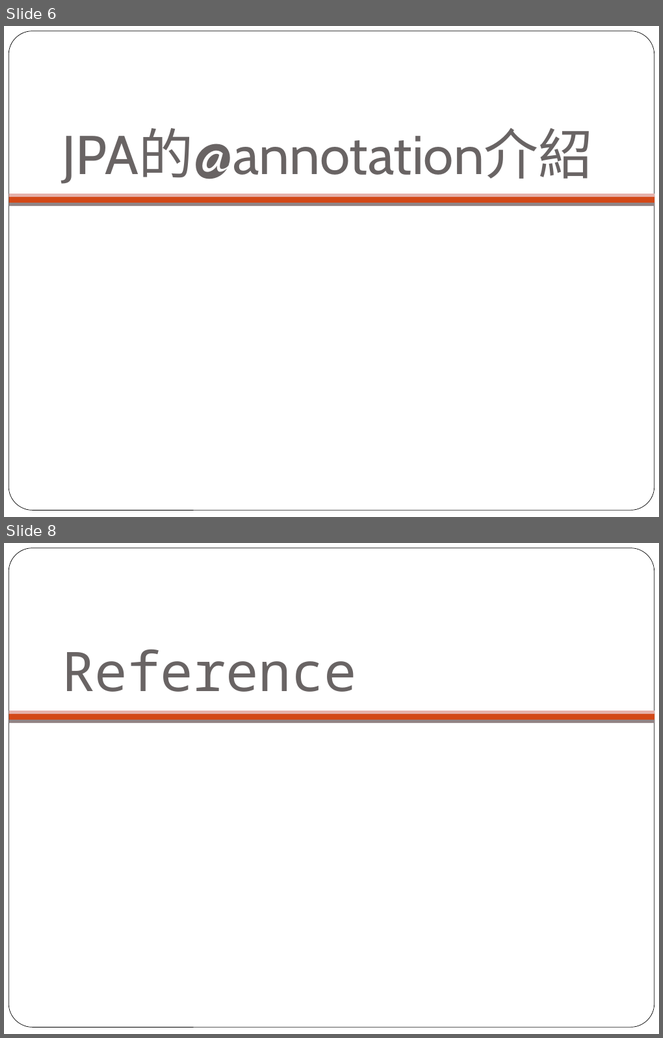
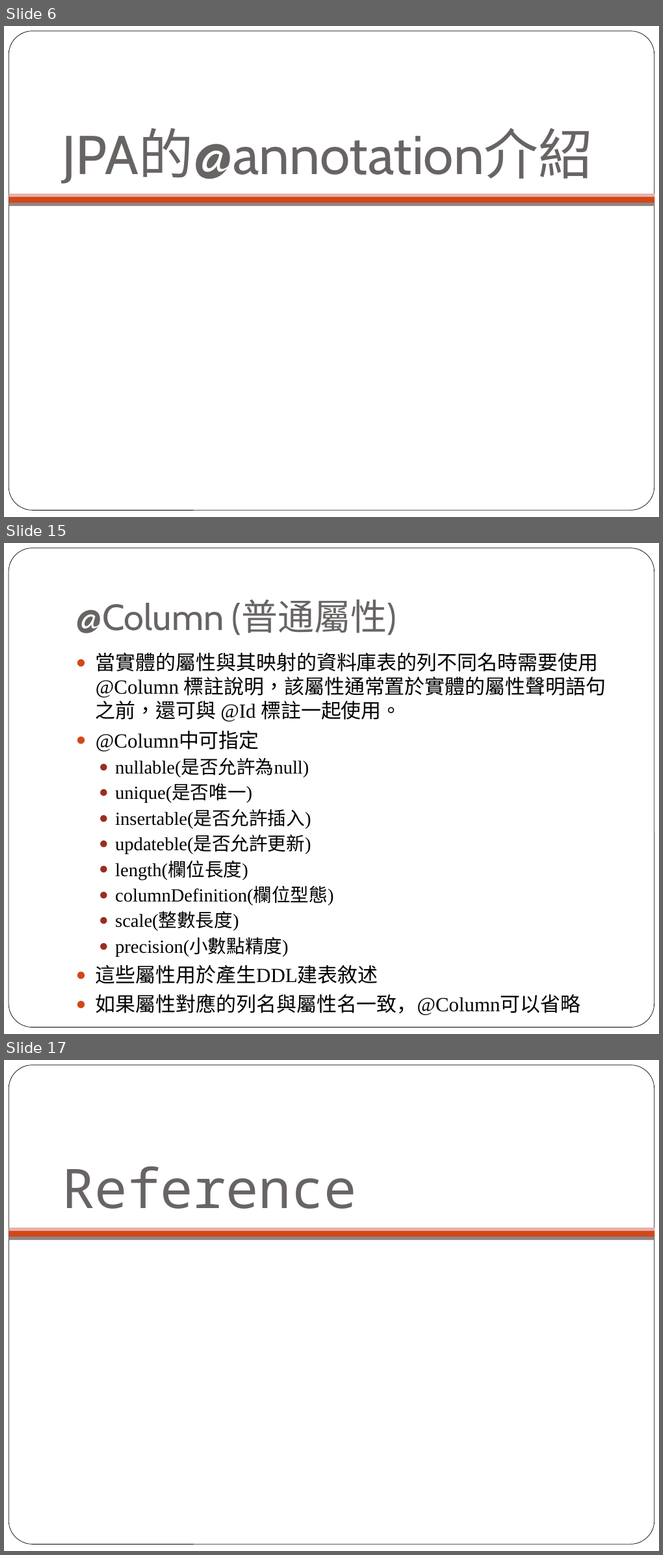
Before and after one commit to lontn/spring-jpa, a slide deck: doc/Spring JPA配置.pptx. Shown one above the other, each under a label of ours: slides 6 and 8 before the commit, slides 6, 15 and 17 after it; the slides between them are not shown. The pictures are 663x1038 and 663x1555 pixels, drawn with LibreOffice and Linux fonts; fonts in the diff are those of the drawing; background and template pictures are left out. Boxes give left, top, right and bottom in pixels: in the first picture for what was removed or moved away, otherwise in the second. Text is boxed around its words. In the diff, an @@ line names an element or a change of style, - is before the commit and + after.

```diff
--- a/doc/Spring JPA配置.pptx
+++ b/doc/Spring JPA配置.pptx
@@ slide 15 added at (4, 543, 659, 1034), background #FFFFFF; not listed: 1 template element that a slide beside it also shows @@
@@ title added at (76, 600, 397, 635), 40 pt, text #696464 @@
+@Column (普通屬性)
@@ text added at (96, 653, 606, 1016), 20.4 pt, text #000000 @@
+● 當實體的屬性與其映射的資料庫表的列不同名時需要使用@Column 標註說明，該屬性通常置於實體的屬性聲明語句之前，還可與 @Id 標註一起使用。
+● @Column中可指定
+  ● nullable(是否允許為null)
+  ● unique(是否唯一)
+  ● insertable(是否允許插入)
+  ● updateble(是否允許更新)
+  ● length(欄位長度)
+  ● columnDefinition(欄位型態)
+  ● scale(整數長度)
+  ● precision(小數點精度)
+● 這些屬性用於產生DDL建表敘述
+● 如果屬性對應的列名與屬性名一致，@Column可以省略
@@ what was slide 8 is now slide 17 @@
```
Also in this commit, not shown: 1 slide changed, 8 other slides added, 2 other files.
